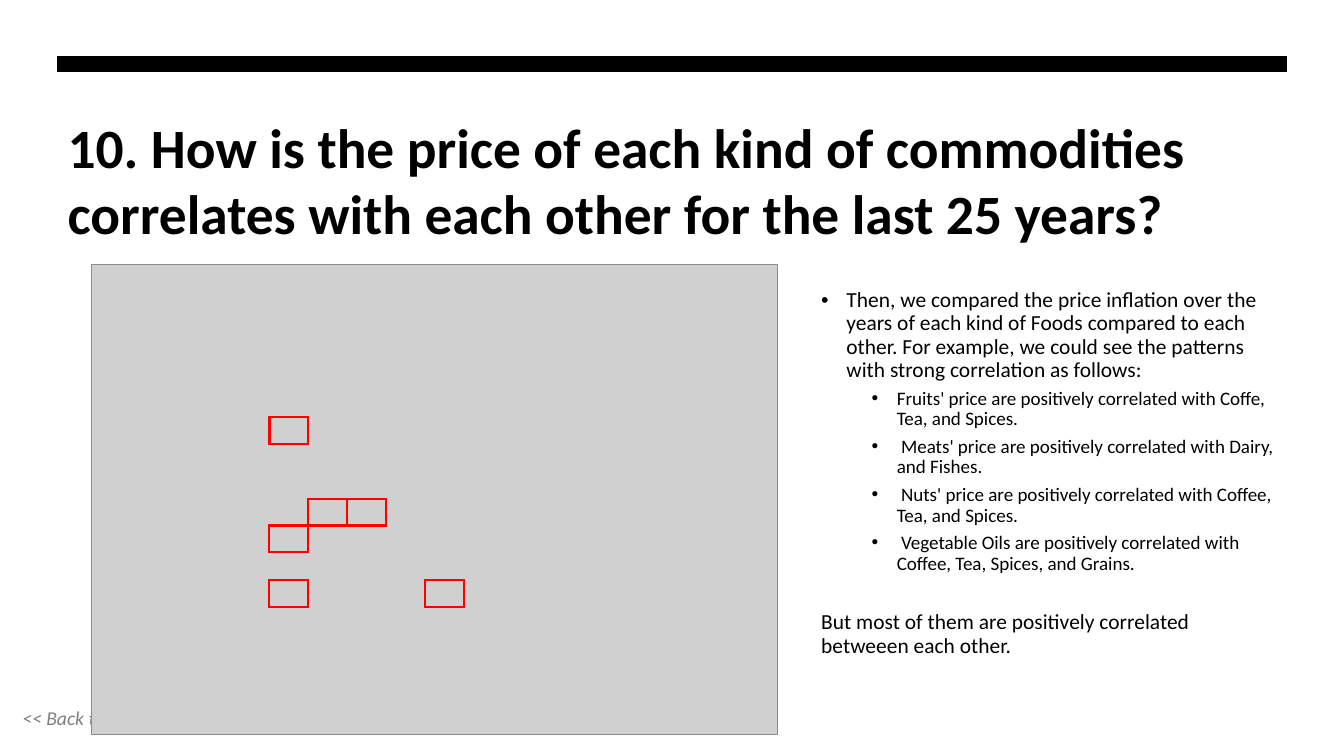
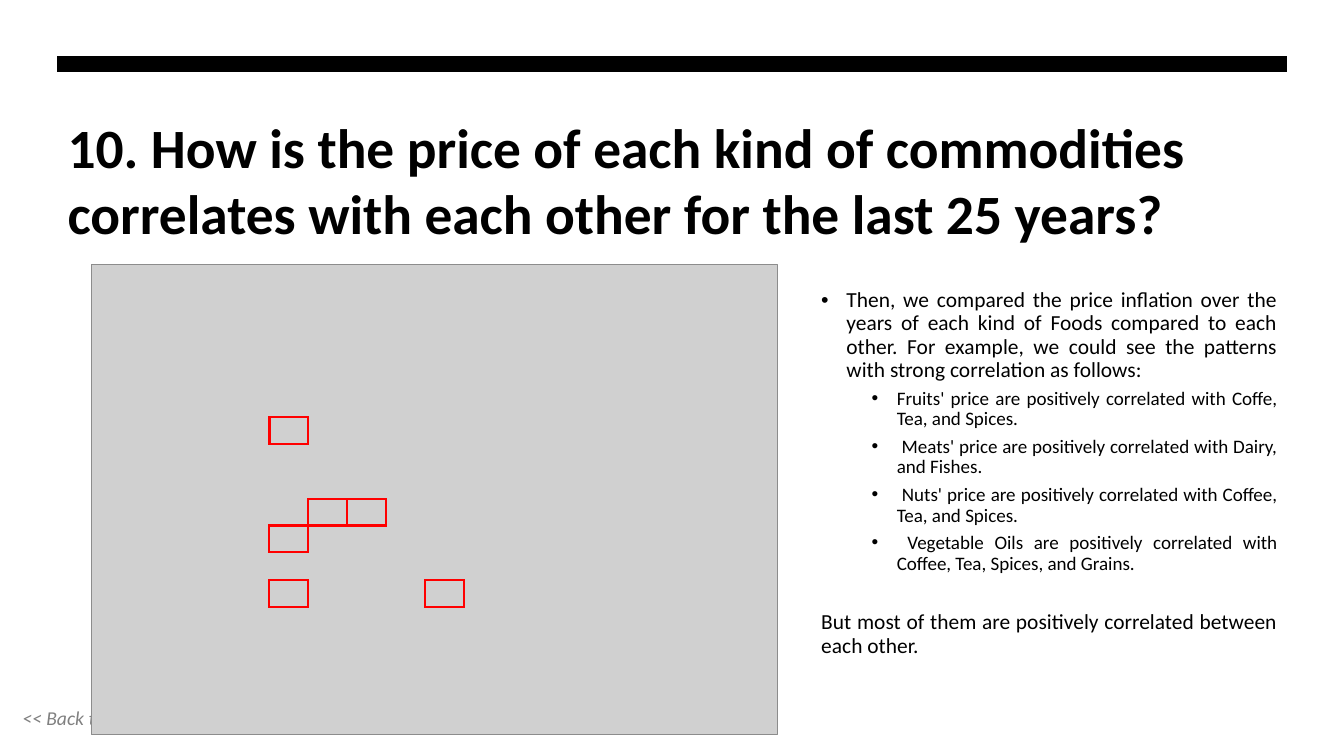
Before and after one commit to gamegtboyz/dv01-finalproject, a slide deck: slide 13 of foodimport.pptx. Drawn at 1344x756 pixels with LibreOffice and Linux fonts; fonts in the diff are those of the drawing; grey boxes stand for pictures. Boxes give left, top, right and bottom in pixels: in the first picture for what was removed or moved away, otherwise in the second. Text is boxed around its words. In the diff, an @@ line names an element or a change of style, - is before the commit and + after.

Commit message:
update presentation

```diff
--- a/foodimport.pptx
+++ b/foodimport.pptx
@@ text at (846, 292, 1277, 573): alignment left to justified @@
@@ text at (821, 614, 1277, 653): text changed @@
-But most of them are positively correlated betweeen each other.
+But most of them are positively correlated between each other.
```
Also in this commit, not shown: 10 other slides changed, 1 slide added.
